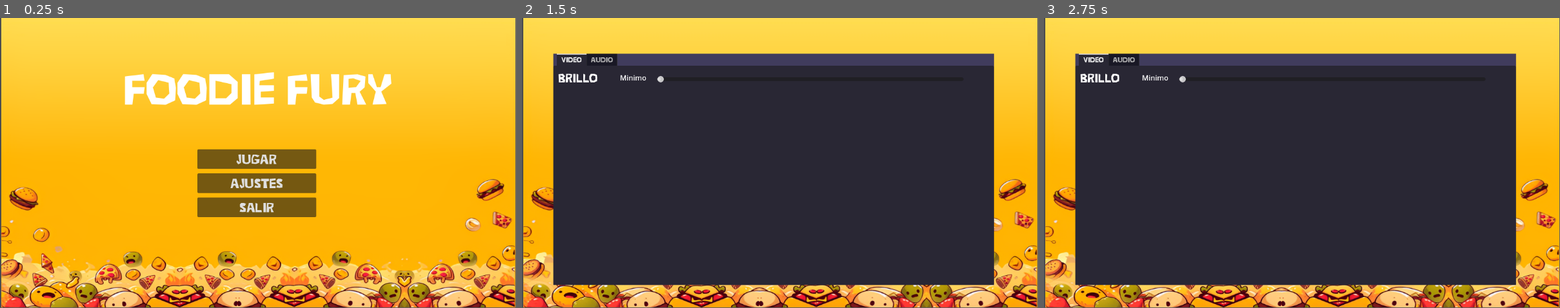
Above: before the commit, frames 1-3 (left to right).
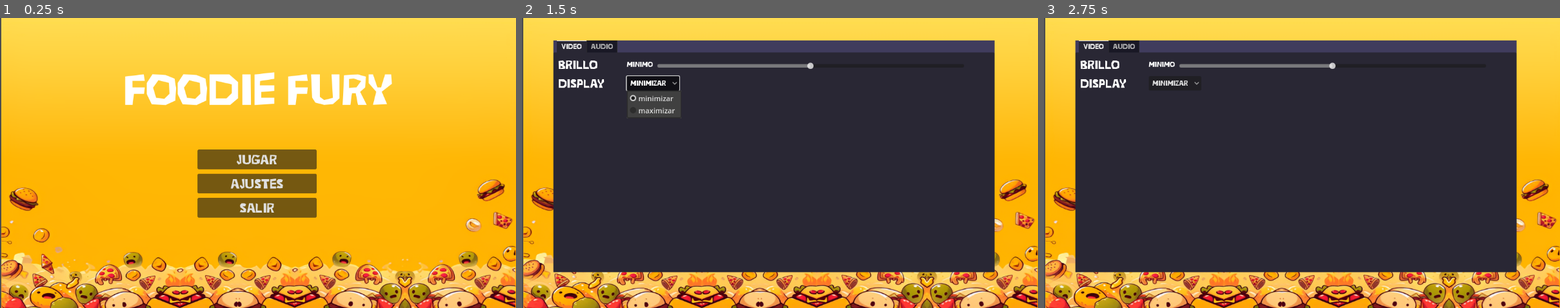
Above: after the commit, the same moments.

Repository: AbrahamReyes08/-
Game: Godot game, scene res://Scenes/menu.tscn
The game is run twice, just before and just after one commit, with the same random seed, the same clock (stepped at 60 frames per second) and the same inputs.
Inputs (mouse positions are in pixels of both pictures, inside the frame that each line leads up to):
- Up to frame 1 (0.25 s): no input
- Up to frame 2 (1.5 s): click "Ajustes" at 0.5 s; click (651, 81) at 1.25 s, where only the run after the commit has a clickable "minimizar"
- Up to frame 3 (2.75 s): click "Jugar" at 2 s
In our replay, the window is 799x449 before the commit and 800x450 after it. These sizes can differ from the game's own. Grey fills any space a smaller window leaves; there, only what the larger window draws over its background counts as a difference.

The runs differ from the first frame. In frame 1, 7.3% of the frame differs, in the area x 0-100%, y 0-100%; in frame 2, 17%; in frame 3, 16%.

Commit message:
sounds setting

Diff:
--- a/GlobalSetting.gd
+++ /dev/null
@@ -1,6 +0,0 @@
-extends Node
-
-signal brightness_updated(value)
-
-func update_brightness(value):
-	emit_signal("brightness_updated",value)
--- a/Scenes/menu.tscn
+++ b/Scenes/menu.tscn
@@ -62,10 +62,12 @@
 
 [node name="Click" type="AudioStreamPlayer2D" parent="Sonidos"]
 stream = ExtResource("4_61aol")
+bus = &"SFX"
 
 [node name="Fondo" type="AudioStreamPlayer2D" parent="Sonidos"]
 stream = ExtResource("5_lklq2")
 autoplay = true
+bus = &"Music"
 
 [node name="Popup" parent="." instance=ExtResource("6_dcbpp")]
 visible = false
--- a/Scenes/popupSettings.tscn
+++ b/Scenes/popupSettings.tscn
@@ -1,15 +1,17 @@
-[gd_scene load_steps=3 format=3 uid="uid://ecdkkp64u7mx"]
+[gd_scene load_steps=4 format=3 uid="uid://ecdkkp64u7mx"]
 
 [ext_resource type="FontFile" uid="uid://c0c4myavfhko0" path="res://Fonts/ZeroCool.otf" id="1_e6bkd"]
+[ext_resource type="Script" path="res://Scripts/popupSettings.gd" id="1_o6p8h"]
 
 [sub_resource type="GDScript" id="GDScript_1xkcm"]
 script/source = "extends HSlider
 "
 
 [node name="Popup" type="Popup"]
-position = Vector2i(70, 80)
+position = Vector2i(70, 50)
 size = Vector2i(985, 518)
 visible = true
+script = ExtResource("1_o6p8h")
 
 [node name="ColorRect" type="ColorRect" parent="."]
 anchors_preset = 8
@@ -36,6 +38,7 @@
 theme_override_fonts/font = ExtResource("1_e6bkd")
 
 [node name="Video" type="TabBar" parent="SettingsTabs"]
+visible = false
 layout_mode = 2
 
 [node name="MarginContainer" type="MarginContainer" parent="SettingsTabs/Video"]
@@ -60,10 +63,29 @@
 [node name="HBoxContainer" type="HBoxContainer" parent="SettingsTabs/Video/MarginContainer/videoSettings"]
 layout_mode = 2
 
-[node name="Maximo" type="Label" parent="SettingsTabs/Video/MarginContainer/videoSettings/HBoxContainer"]
+[node name="min" type="Label" parent="SettingsTabs/Video/MarginContainer/videoSettings/HBoxContainer"]
 layout_mode = 2
+theme_override_fonts/font = ExtResource("1_e6bkd")
+theme_override_font_sizes/font_size = 16
 text = "Minimo
 "
+
+[node name="Ventana" type="Label" parent="SettingsTabs/Video/MarginContainer/videoSettings"]
+layout_mode = 2
+theme_override_fonts/font = ExtResource("1_e6bkd")
+theme_override_font_sizes/font_size = 27
+text = "display"
+
+[node name="displaymode" type="OptionButton" parent="SettingsTabs/Video/MarginContainer/videoSettings"]
+layout_mode = 2
+theme_override_fonts/font = ExtResource("1_e6bkd")
+theme_override_font_sizes/font_size = 16
+item_count = 2
+selected = 0
+popup/item_0/text = "minimizar"
+popup/item_0/id = 0
+popup/item_1/text = "maximizar"
+popup/item_1/id = 1
 
 [node name="BrilloSlide2" type="HSlider" parent="SettingsTabs/Video"]
 layout_mode = 0
@@ -71,13 +93,12 @@
 offset_top = 22.0
 offset_right = 917.0
 offset_bottom = 38.0
-min_value = 0.01
-max_value = 4.0
+min_value = -50.0
+max_value = 50.0
 step = 0.01
 value = 0.01
 
 [node name="Audio" type="TabBar" parent="SettingsTabs"]
-visible = false
 layout_mode = 2
 
 [node name="MarginContainer" type="MarginContainer" parent="SettingsTabs/Audio"]
@@ -128,8 +149,8 @@
 offset_bottom = 34.0
 size_flags_horizontal = 4
 size_flags_vertical = 4
-min_value = 0.01
-max_value = 4.0
+min_value = -28.0
+max_value = 25.0
 step = 0.01
 value = 1.0
 script = SubResource("GDScript_1xkcm")
@@ -142,8 +163,18 @@
 offset_bottom = 89.0
 size_flags_horizontal = 4
 size_flags_vertical = 4
-min_value = 0.01
-max_value = 4.0
+min_value = -28.0
+max_value = 25.0
 step = 0.01
 value = 1.0
 script = SubResource("GDScript_1xkcm")
+
+[connection signal="tab_selected" from="SettingsTabs" to="." method="_on_settings_tabs_tab_selected"]
+[connection signal="item_selected" from="SettingsTabs/Video/MarginContainer/videoSettings/displaymode" to="." method="_on_displaymode_item_selected"]
+[connection signal="pressed" from="SettingsTabs/Video/MarginContainer/videoSettings/displaymode" to="." method="_on_displaymode_pressed"]
+[connection signal="mouse_entered" from="SettingsTabs/Video/BrilloSlide2" to="." method="_on_brillo_slide_2_mouse_entered"]
+[connection signal="value_changed" from="SettingsTabs/Video/BrilloSlide2" to="." method="_on_brillo_slide_2_value_changed"]
+[connection signal="mouse_entered" from="SettingsTabs/Audio/MusicVOL" to="." method="_on_music_vol_mouse_entered"]
+[connection signal="value_changed" from="SettingsTabs/Audio/MusicVOL" to="." method="_on_music_vol_value_changed"]
+[connection signal="mouse_entered" from="SettingsTabs/Audio/EfectosVOL" to="." method="_on_efectos_vol_mouse_entered"]
+[connection signal="value_changed" from="SettingsTabs/Audio/EfectosVOL" to="." method="_on_efectos_vol_value_changed"]
--- /dev/null
+++ b/Scripts/Global_settings.gd
@@ -0,0 +1,15 @@
+extends Node
+
+signal brightness_updated(value)
+
+func change_disp(option_index):
+	if option_index == 0:
+		DisplayServer.window_set_mode(DisplayServer.WINDOW_MODE_WINDOWED)
+	elif option_index == 1:
+		DisplayServer.window_set_mode(DisplayServer.WINDOW_MODE_FULLSCREEN)
+
+func update_brightness(value):
+	emit_signal("brightness_updated", value)
+
+func volume(bus_idx, vol):
+	AudioServer.set_bus_volume_db(bus_idx, vol)
--- /dev/null
+++ b/Scripts/popupSettings.gd
@@ -0,0 +1,38 @@
+extends Popup
+
+@onready var brightness_slider=get_node("SettingsTabs/Video/BrilloSlide")
+
+@onready var music_slider=get_node("SettingsTabs/Audio/MusicVOL")
+@onready var efecto_slider=get_node("SettingsTabs/Audio/EfectosVOL")
+
+
+
+func _on_displaymode_item_selected(index):
+	GlobalSettings.change_disp(index)
+
+func _on_brillo_slide_2_value_changed(value):
+	GlobalSettings.update_brightness(value)
+
+func _on_efectos_vol_value_changed(value):
+	GlobalSettings.volume(2,value)
+
+func _on_music_vol_value_changed(value):
+	GlobalSettings.volume(1,value)
+
+
+func _on_displaymode_pressed():
+	get_tree().get_nodes_in_group("Sonidos")[0].get_node("Click").play()
+
+func _on_brillo_slide_2_mouse_entered():
+	get_tree().get_nodes_in_group("Sonidos")[0].get_node("Click").play()
+
+func _on_music_vol_mouse_entered():
+	get_tree().get_nodes_in_group("Sonidos")[0].get_node("Click").play()
+
+func _on_efectos_vol_mouse_entered():
+	get_tree().get_nodes_in_group("Sonidos")[0].get_node("Click").play()
+
+
+
+func _on_settings_tabs_tab_selected(tab):
+	get_tree().get_nodes_in_group("Sonidos")[0].get_node("Click").play()
--- a/Scripts/settings_menu.gd
+++ /dev/null
@@ -1,20 +0,0 @@
-extends Control
-
-@onready var brightness_slider=get_node("SettingsTabs/Video/BrilloSlide")
-
-@onready var music_slider=get_node("SettingsTabs/Audio/MusicVOL")
-@onready var efecto_slider=get_node("SettingsTabs/Audio/EfectosVOL")
-
-
-func _on_music_vol_value_changed(value):
-	pass # Replace with function body.
-
-
-func _on_efectos_vol_value_changed(value):
-	pass # Replace with function body.
-
-func _on_button_pressed():
-	get_tree().change_scene_to_file("res://Scenes/menu.tscn")
-
-func _on_brillo_slide_2_value_changed(value):
-	GlobalWorldEnvironment.environment.adjustment_brightness = value
--- /dev/null
+++ b/default_bus_layout.tres
@@ -0,0 +1,16 @@
+[gd_resource type="AudioBusLayout" format=3 uid="uid://c8ram7rvxx6t3"]
+
+[resource]
+bus/0/volume_db = 0.464998
+bus/1/name = &"Music"
+bus/1/solo = false
+bus/1/mute = false
+bus/1/bypass_fx = false
+bus/1/volume_db = 0.0
+bus/1/send = &"Master"
+bus/2/name = &"SFX"
+bus/2/solo = false
+bus/2/mute = false
+bus/2/bypass_fx = false
+bus/2/volume_db = 0.0
+bus/2/send = &"Master"
--- a/project.godot
+++ b/project.godot
@@ -17,7 +17,11 @@
 
 [autoload]
 
-GlobalWorldEnvironment="*res://Scenes/world_environment.tscn"
+GlobalSettings="*res://Scripts/Global_settings.gd"
+
+[display]
+
+window/stretch/mode="viewport"
 
 [rendering]
 
